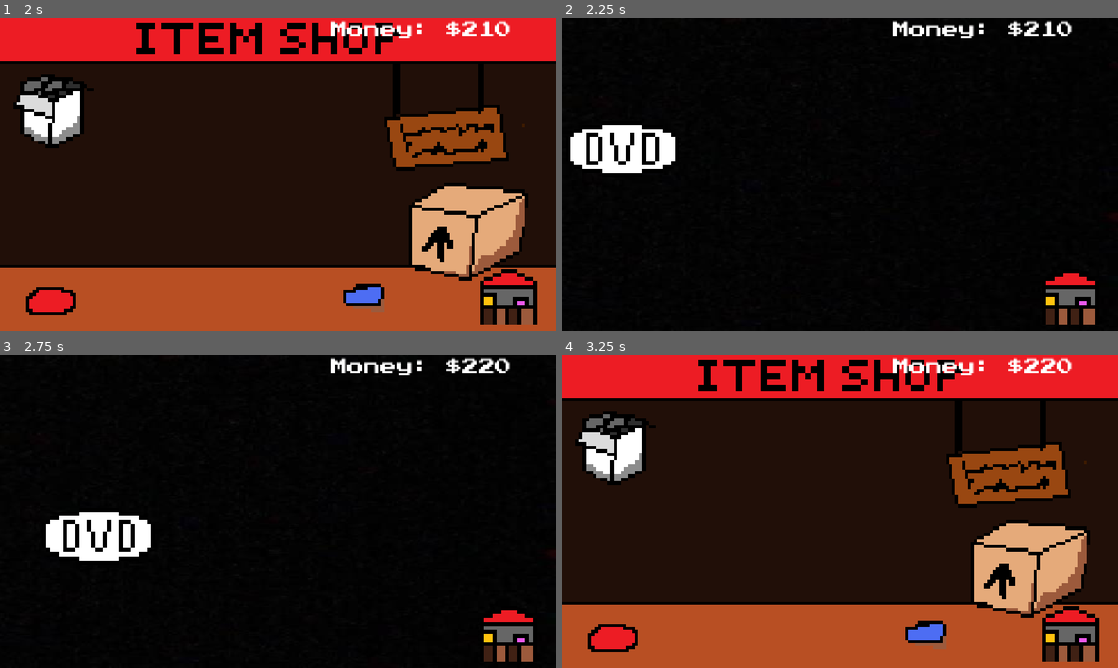
Above: before the commit, frames 1-4 (two rows, left to right).
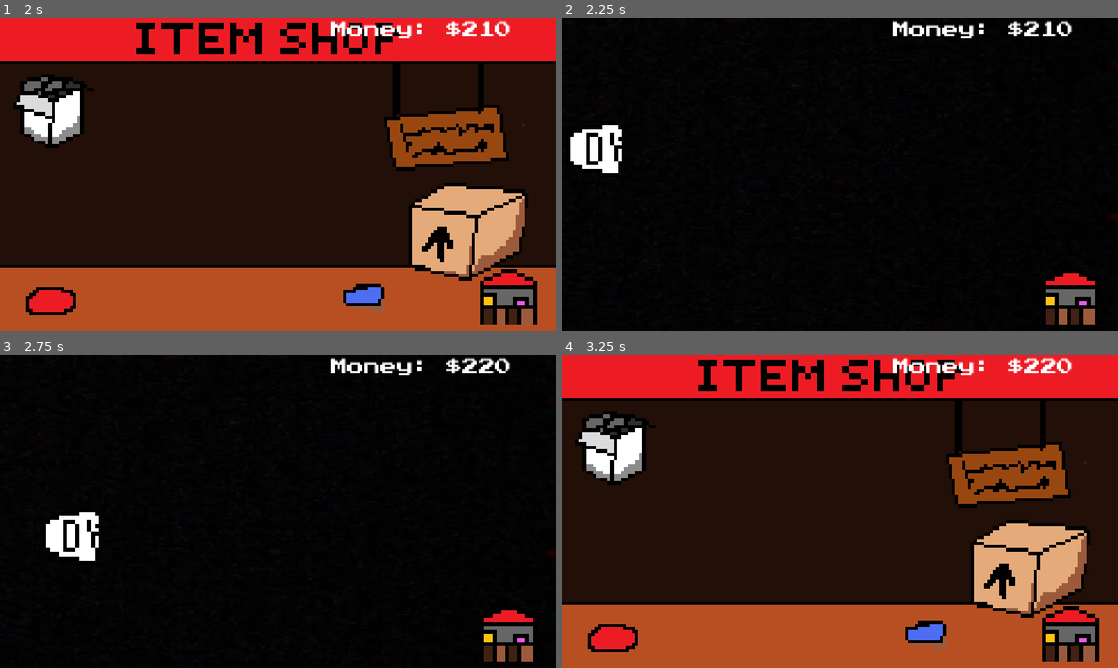
Above: after the commit, the same moments.

Repository: mathiscoolandstuff-lang/DVD-Bounce
Game: Godot game, scene res://main.tscn
Two runs of this game, one before a commit and one after it. Both use one fixed random seed, a clock stepped at 60 frames per second and the inputs below.
Inputs (mouse positions are in pixels of both pictures, inside the frame that each line leads up to):
- Up to frame 1 (2 s): click (472, 290) at 0.5 s; click (50, 111) at 1.25 s
- Up to frame 2 (2.25 s): click (1034, 290) at 2 s
- Up to frame 3 (2.75 s): no input
- Up to frame 4 (3.25 s): click (1034, 627) at 2.75 s

Frame 1 is identical in both runs. In frame 2, 1.0% of the frame differs, in the area x 10-21%, y 34-50%; in frame 3, 1.0%, in the area x 17-28%, y 50-66%; in frame 4, nothing differs.
Error before the commit: Invalid access to property or key 'resource_path' on a base object of type 'Nil'. (res://texture_button.gd:31)

Commit message:
v12, You Can buy things

Diff:
--- a/main.tscn
+++ b/main.tscn
@@ -9,6 +9,11 @@
 [ext_resource type="Texture2D" uid="uid://dptep36fq3d27" path="res://pixilart-drawing (6).png" id="7_272bh"]
 [ext_resource type="FontFile" uid="uid://bbibi0pfdfhni" path="res://PressStart2P-Regular.ttf" id="8_5vw27"]
 [ext_resource type="Script" uid="uid://covvkdjf7fras" path="res://texture_button.gd" id="8_kek77"]
+[ext_resource type="Texture2D" uid="uid://bjm4qal3jttk1" path="res://pixilart-drawing.png" id="9_w48qg"]
+[ext_resource type="Texture2D" uid="uid://bmm0lmad74kap" path="res://Red-DVD.png" id="10_vivmo"]
+[ext_resource type="Texture2D" uid="uid://xemporfovp48" path="res://pixilart-drawing (1).png" id="11_2cqfq"]
+[ext_resource type="Texture2D" uid="uid://bs4vw6e8l6qva" path="res://pixilart-drawing (2).png" id="12_yaehf"]
+[ext_resource type="Texture2D" uid="uid://b5i3cmd1lcdfl" path="res://Banana-DVD.png" id="13_074og"]
 
 [sub_resource type="RectangleShape2D" id="RectangleShape2D_luqic"]
 size = Vector2(1172, 20)
@@ -115,7 +120,7 @@
 stretch_mode = 0
 script = ExtResource("8_kek77")
 dvd_player = NodePath("../../../DVD")
-dvd_textures = Array[Texture2D]([null, null, null, null, null])
+dvd_textures = Array[Texture2D]([ExtResource("9_w48qg"), ExtResource("10_vivmo"), ExtResource("11_2cqfq"), ExtResource("12_yaehf"), ExtResource("13_074og")])
 
 [node name="Money" type="CanvasLayer" parent="." unique_id=2046911208]
 
Binary file added: Red-DVD.png
Not shown, added: Red-DVD.png.import
Binary file added: pixilart-drawing (1).png
Not shown, added: pixilart-drawing (1).png.import
Binary file added: pixilart-drawing (2).png
Not shown, added: pixilart-drawing (2).png.import
